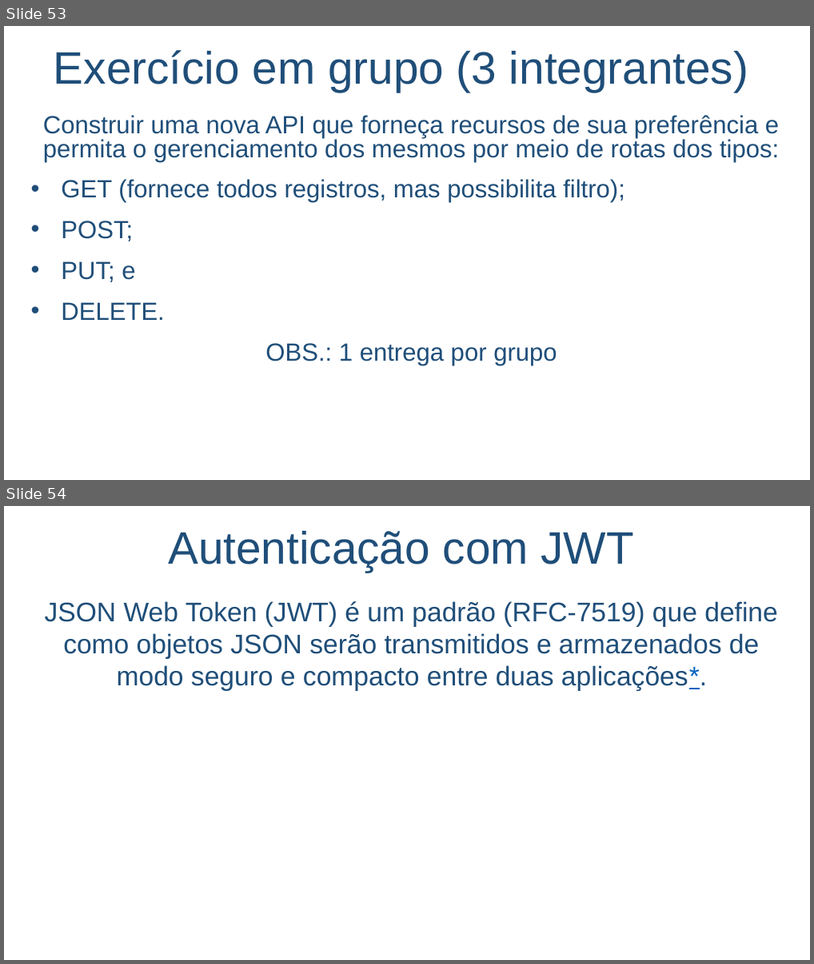
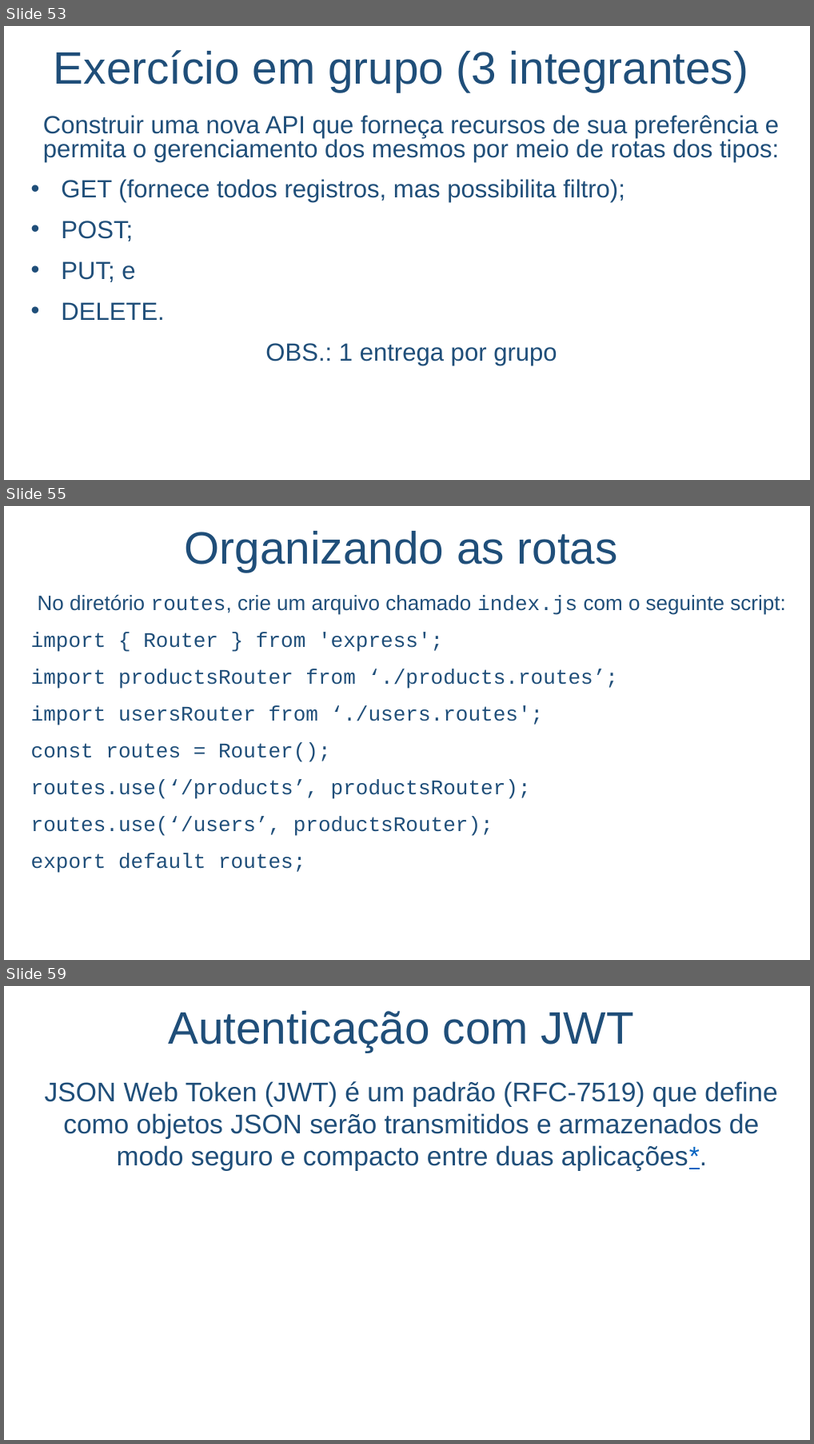
Before and after one commit to salmo-jr/public-slides, a slide deck: node-js.pptx. Shown one above the other, each under a label of ours: slides 53 and 54 before the commit, slides 53, 55 and 59 after it; the slides between them are not shown. The pictures are 814x964 and 814x1444 pixels, drawn with LibreOffice and Linux fonts; fonts in the diff are those of the drawing; background and template pictures are left out. Boxes give left, top, right and bottom in pixels: in the first picture for what was removed or moved away, otherwise in the second. Text is boxed around its words. In the diff, an @@ line names an element or a change of style, - is before the commit and + after.

```diff
--- a/node-js.pptx
+++ b/node-js.pptx
@@ slide 55 added at [4, 506, 810, 960], background picture (left out) @@
@@ text added at [185, 531, 618, 572], 54 pt, text #1F4E79 @@
+Organizando as rotas
@@ text added at [31, 595, 786, 872], 24.8 pt, text #1F4E79 @@
+No diretório routes, crie um arquivo chamado index.js com o seguinte script:
+import { Router } from 'express';
+import productsRouter from ‘./products.routes’;
+import usersRouter from ‘./users.routes';
+const routes = Router();
+routes.use(‘/products’, productsRouter);
+routes.use(‘/users’, productsRouter);
+export default routes;
@@ what was slide 54 is now slide 59 @@
```
Also in this commit, not shown: 2 slides changed, 4 other slides added.
